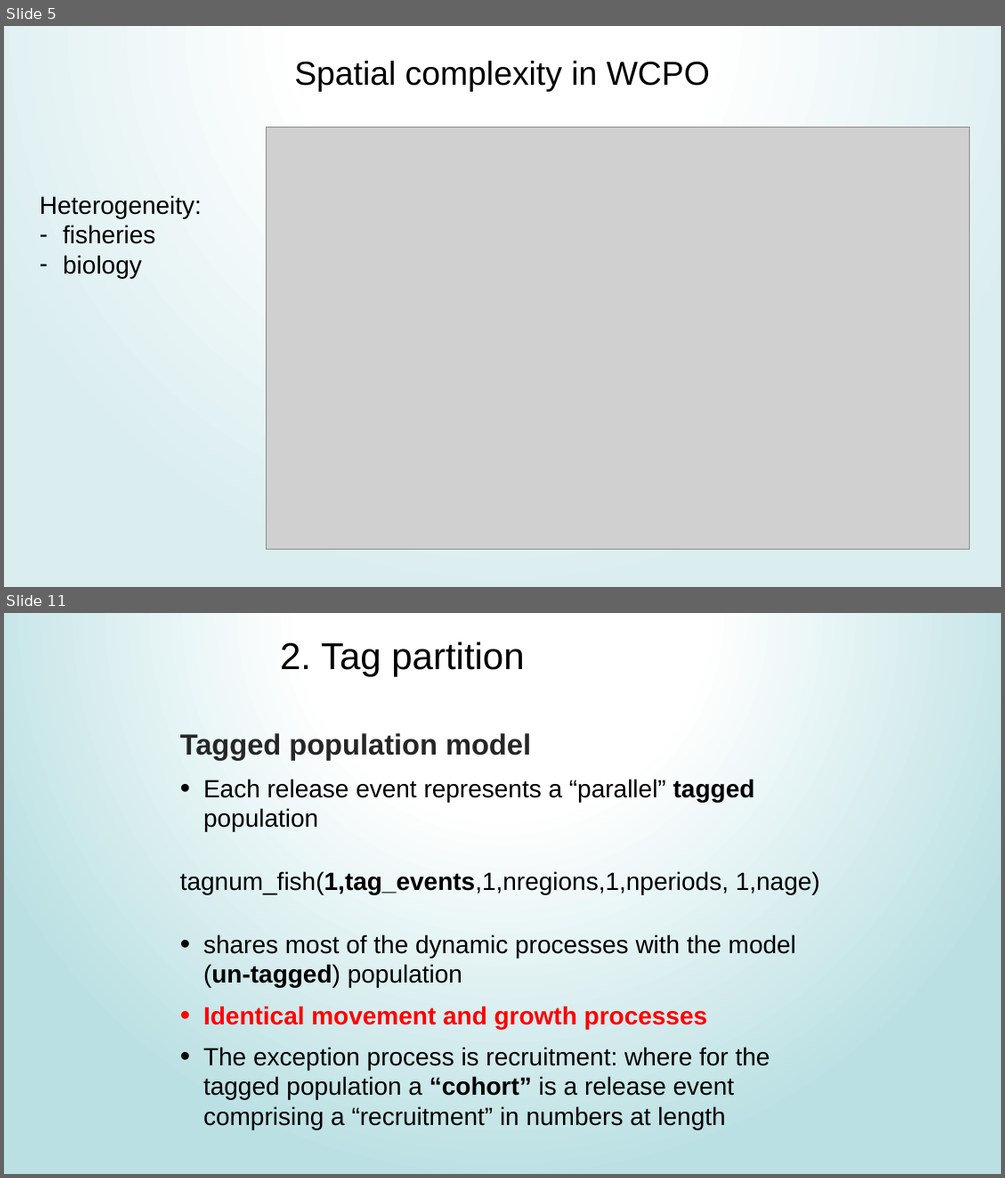
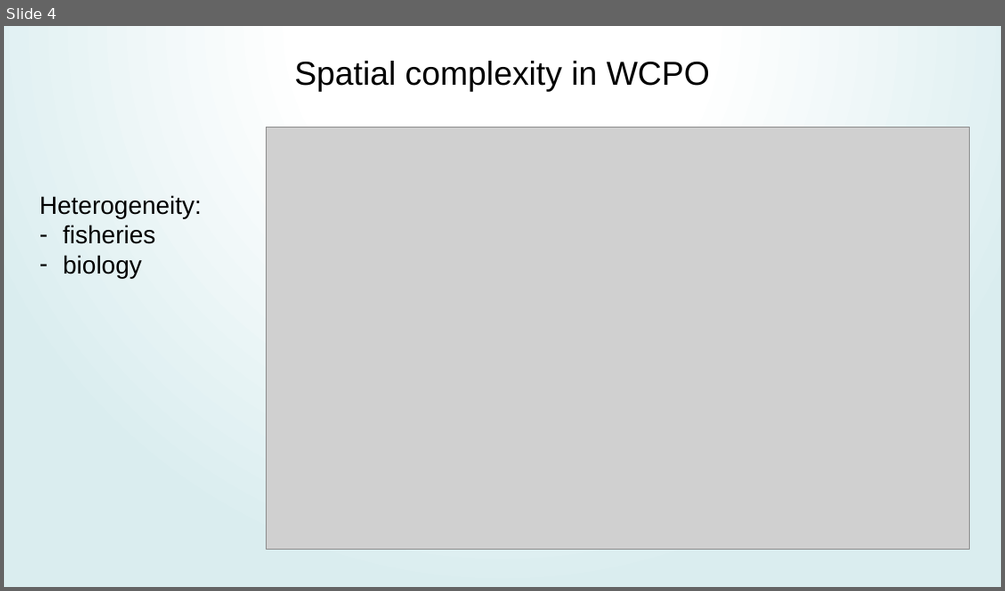
Before and after one commit to PacificCommunity/ofp-sam-transition-plan, a slide deck: presentations/2024_05_13_mfcl_future/MULTIFAN-CL_future.pptx. Shown one above the other, each under a label of ours: slides 5 and 11 before the commit, slide 4 after it; the slides between them are not shown. The pictures are 1005x1178 and 1005x591 pixels, drawn with LibreOffice and Linux fonts; fonts in the diff are those of the drawing; grey boxes stand for pictures. Boxes give left, top, right and bottom in pixels: in the first picture for what was removed or moved away, otherwise in the second. Text is boxed around its words. In the diff, an @@ line names an element or a change of style, - is before the commit and + after.

```diff
--- a/presentations/2024_05_13_mfcl_future/MULTIFAN-CL_future.pptx
+++ b/presentations/2024_05_13_mfcl_future/MULTIFAN-CL_future.pptx
@@ slide 11 removed at box(4, 613, 1001, 1174), background gradient #FFFFFF to #BBE0E3 @@
@@ text removed at box(280, 641, 524, 676) @@
-2. Tag partition
@@ text removed at box(180, 733, 820, 1129) @@
-Tagged population model
-• Each release event represents a “parallel” tagged population
-tagnum_fish(1,tag_events,1,nregions,1,nperiods, 1,nage)
-• shares most of the dynamic processes with the model (un-tagged) population
-• Identical movement and growth processes
-• The exception process is recruitment: where for the tagged population a “cohort” is a release event comprising a “recruitment” in numbers at length
@@ what was slide 5 is now slide 4 @@
```
Also in this commit, not shown: 6 slides changed, 5 other slides removed, 1 other file.
